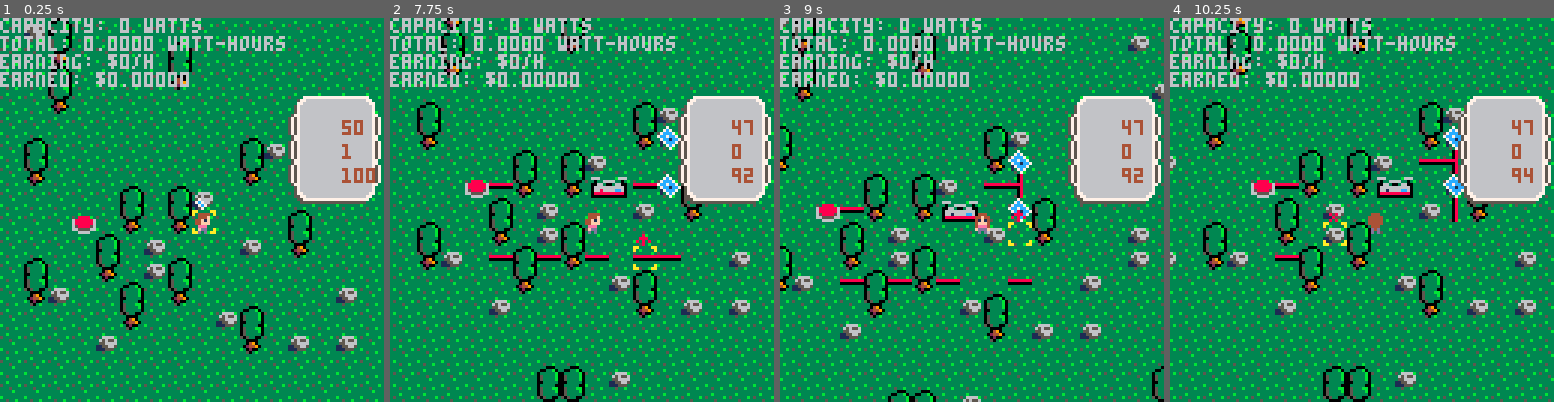
Above: before the commit, frames 1-4 (left to right).
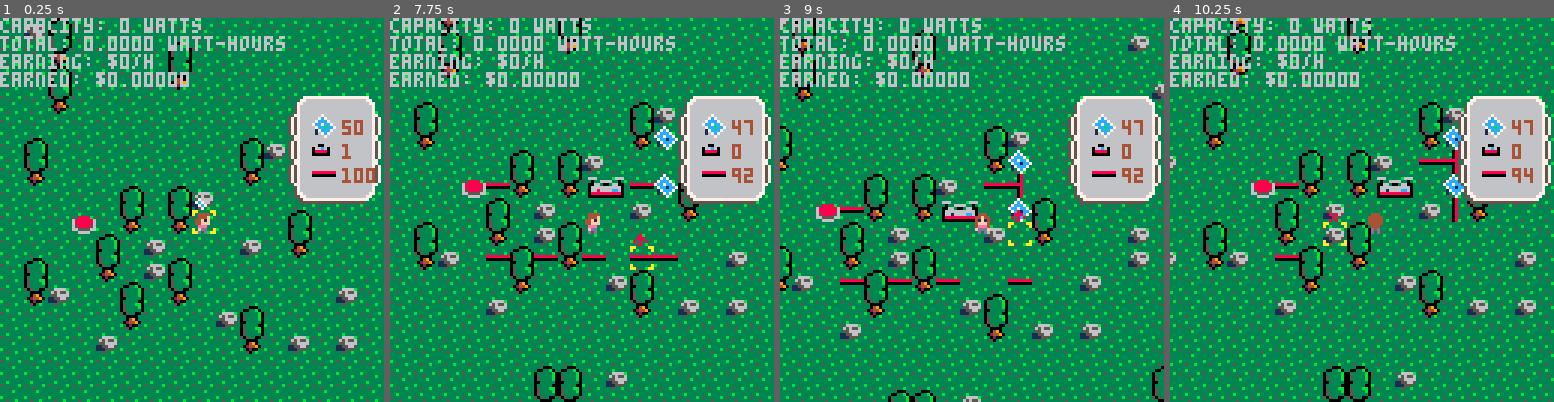
Above: after the commit, the same moments.

Repository: sargon2/pico8
Game: PICO-8 cartridge mine/solar_sally/solar_sally.p8
The game is run twice, just before and just after one commit, with the same random seed, the same clock (stepped at 60 frames per second) and the same inputs.
Inputs (mouse positions are in pixels of both pictures, inside the frame that each line leads up to):
- Up to frame 1 (0.25 s): no input
- Up to frame 2 (7.75 s): tap O (Z key) at 0.33, 0.7, 1.43, 2.22, 3.1, 3.98, 4.87, 5.75, 6.63, 7.52 s; click (459, 121) at 0.67 s; tap X (X key) at 1.07, 2.07, 2.4, 2.73, 3.07, 3.4, 3.73, 4.07, 4.4, 4.73, 5.07, 5.4, 5.73, 6.07, 6.4, 6.73, 7.07, 7.4, 7.73 s; click (520, 267) at 1.22 s; click (585, 114) at 1.77 s; hold Left 1.97-2.37 s; click (647, 259) at 2.32 s; hold Down 2.42-2.82 s; click (712, 106) at 2.87 s; hold Right 2.87-3.53 s; click (474, 256) at 3.42 s; hold Up 3.58-4.08 s; click (535, 102) at 3.97 s; hold Right 4.13-4.53 s; click (601, 248) at 4.52 s; hold Down 4.58-5.08 s; click (662, 94) at 5.07 s; hold Left 5.13-5.8 s; click (727, 244) at 5.62 s; hold Up 5.85-6.18 s; click (489, 90) at 6.17 s; hold Left 6.23-6.63 s; hold Down 6.68-7.08 s; click (551, 236) at 6.72 s; hold Right from 7.13 s (still down); click (616, 83) at 7.27 s
- Up to frame 3 (9 s): release Right at 7.8 s; click (1068, 229) at 7.82 s; hold Up 7.85-8.35 s; tap X (X key) at 8.07, 8.4, 8.73 s; click (829, 79) at 8.37 s; hold Right 8.4-8.8 s; tap O (Z key) at 8.4 s; hold Down from 8.85 s (still down); click (895, 225) at 8.92 s
- Up to frame 4 (10.25 s): tap X (X key) every 0.33 s from 9.07 to 10.07 s; tap O (Z key) at 9.28, 10.17 s; release Down at 9.35 s; hold Left 9.4-10.07 s; click (1346, 71) at 9.47 s; click (1408, 217) at 10.02 s; hold Up from 10.12 s (still down)

The runs differ from the first frame. In frame 1, 0.4% of the frame differs, in the area x 81-88%, y 25-42%; in frame 2, 27%, in the area x 0-100%, y 0-100%; in frame 3, 0.4%; in frame 4, 0.4%.

Commit message:
Speed up rendering by storing locations y-first

Diff:
--- /dev/null
+++ b/mine/global_speedtest.p8
@@ -0,0 +1,28 @@
+pico-8 cartridge // http://www.pico-8.com
+version 42
+__lua__
+i=0
+
+function _update60()
+end
+
+function _draw()
+ local k=i
+ k=0
+ -- 1180 when global
+ -- 2760 when local
+ -- 2750 when faked
+	for j=1,2750 do
+		k += 1
+	end
+	i=k
+	print(k)
+end
+
+__gfx__
+00000000000000000000000000000000000000000000000000000000000000000000000000000000000000000000000000000000000000000000000000000000
+00000000000000000000000000000000000000000000000000000000000000000000000000000000000000000000000000000000000000000000000000000000
+00700700000000000000000000000000000000000000000000000000000000000000000000000000000000000000000000000000000000000000000000000000
+00077000000000000000000000000000000000000000000000000000000000000000000000000000000000000000000000000000000000000000000000000000
+00077000000000000000000000000000000000000000000000000000000000000000000000000000000000000000000000000000000000000000000000000000
+00700700000000000000000000000000000000000000000000000000000000000000000000000000000000000000000000000000000000000000000000000000
--- a/mine/lua_extensions.lua
+++ b/mine/lua_extensions.lua
@@ -80,3 +80,11 @@
 
     return o
 end
+
+function printh_all(...)
+    local ret = ""
+    for i in all({...}) do
+        ret ..= tostr(i) .. ","
+    end
+    printh(ret)
+end
--- a/mine/solar_sally/components/Attributes.lua
+++ b/mine/solar_sally/components/Attributes.lua
@@ -7,7 +7,7 @@
 Attr_action_sprite = {}
 Attr_action_fn = {}
 Attr_action_release_fn = {}
-Attr_DrawFn = {}
+Attr_DrawFn = {} -- fn(x, y, ent_id, relative_to_screen)
 
 function Attributes_set_attr(ent_id, key, val) -- TODO finish inlining this everywhere
     key[ent_id] = val or true
--- a/mine/solar_sally/components/Locations.lua
+++ b/mine/solar_sally/components/Locations.lua
@@ -1,26 +1,29 @@
 Locations = {
-    locations = {}, -- locations[x][y] = ent_id
+    locations = {}, -- locations[y][x] = ent_id -- y is first because we render the world in rows
 }
 
 function Locations.place_entity(ent_id, x, y)
     -- pass nil for ent_id to remove entity at location
     if not ent_id then
-        if(not Locations.locations[x]) return
-        Locations.locations[x][y] = nil
-        if(not next(Locations.locations[x])) Locations.locations[x] = nil
+        if(not Locations.locations[y]) return
+        Locations.locations[y][x] = nil
     else
-        if(not Locations.locations[x]) Locations.locations[x] = {}
-        Locations.locations[x][y] = ent_id
+        if(not Locations.locations[y]) Locations.locations[y] = {}
+        Locations.locations[y][x] = ent_id
     end
 end
 
-function Locations.remove_entity(x, y) -- TODO make sure we're only calling this once per removal; I saw it being called 3 times
+function Locations.get_row(y)
+    return Locations.locations[y]
+end
+
+function Locations.remove_entity(x, y)
     Locations.place_entity(nil, x, y)
 end
 
-function Locations.entity_at(x, y)
-    if(not Locations.locations[x]) return nil
-    return Locations.locations[x][y]
+function Locations.entity_at(x, y, debugging)
+    if(not Locations.locations[y]) return nil
+    return Locations.locations[y][x]
 end
 
 function Locations.iterate_all_entity_locations(ent_ids)
@@ -28,8 +31,8 @@
 end
 
 function Locations._iterate_all_entity_locations_co(ent_ids)
-    for x, ys in pairs(Locations.locations) do
-        for y, ent_id in pairs(ys) do
+    for y, xs in pairs(Locations.locations) do
+        for x, ent_id in pairs(xs) do
             if ent_ids == nil or contains(ent_ids, ent_id) then
                 yield({x, y})
             end
--- a/mine/solar_sally/entities/Panels.lua
+++ b/mine/solar_sally/entities/Panels.lua
@@ -33,7 +33,7 @@
     return Panels.powered_panels:is_set(x, y)
 end
 
-function Panels._draw(x, y, is_powered, relative_to_screen)
+function Panels._draw(x, y, ent_id, relative_to_screen)
     Sprites.draw_spr(Sprite_id_solar_panel, x, y, 1, 1, false, relative_to_screen)
     if relative_to_screen or Panels.powered_panels:is_set(x, y) then
         Sprites.set_pixel(x,y,4,4,11, relative_to_screen)
--- a/mine/solar_sally/entities/Wire.lua
+++ b/mine/solar_sally/entities/Wire.lua
@@ -13,7 +13,7 @@
 
 
 function Wire.draw_wire_tile(x, y, ent_id, relative_to_screen)
-    function is_pluggable(x, y)
+    local function is_pluggable(x, y)
         return Attributes_get_attr_by_location(x, y, Attr_pluggable)
     end
 
--- a/mine/solar_sally/systems/Circuits.lua
+++ b/mine/solar_sally/systems/Circuits.lua
@@ -131,6 +131,7 @@
     local components = {}
 
     local visited = NewObj(BooleanGrid)
+
     local current_component = {}
 
     local function visit(x, y)
@@ -139,7 +140,7 @@
             return
         end
         -- What entity type are we?
-        local ent_id = Locations.entity_at(x, y)
+        local ent_id = Locations.entity_at(x, y, true)
         if ent_id != nil then
             if Attr_is_circuit_component[ent_id] then
                 -- If it's a circuit component, add it to the list of connected entities for this graph component
--- a/mine/solar_sally/systems/Inventory.lua
+++ b/mine/solar_sally/systems/Inventory.lua
@@ -18,7 +18,7 @@
 function Inventory.add(ent_id, num)
     if(not num) num = 1
     if not Inventory.items[ent_id] then
-        Inventory.items[ent_id] = 0 -- TODO is this needed?
+        Inventory.items[ent_id] = 0
         add(Inventory.order, ent_id)
     end
     Inventory.items[ent_id] += num
@@ -73,7 +73,7 @@
     local row = 0
     for ent_id in all(Inventory.order) do
         local count = Inventory.items[ent_id]
-        Attr_DrawFn[ent_id](13, 4+row, true)
+        Attr_DrawFn[ent_id](13, 4+row, ent_id, true)
         color(4)
         print_text(count, 14, 4+row, 2, 2)
         row += 1
--- a/mine/solar_sally/systems/World.lua
+++ b/mine/solar_sally/systems/World.lua
@@ -25,15 +25,17 @@
 
     local curr_pos = 1
     for y = ymin, ymax do
+        local row = Locations.get_row(y)
         for x = xmin, xmax do
-            local ent_id = Locations.entity_at(x, y)
+            local ent_id = row[x] -- Locations.entity_at(x, y)
             if ent_id then
-                Attr_DrawFn[ent_id](x, y)
+                Attr_DrawFn[ent_id](x, y, ent_id)
             end
         end
         -- Character is a smooth ent so we always assume there's at least one
         while smooth_ents[curr_pos] and y >= flr(smooth_ents[curr_pos][3]+.4) do
-            Attr_DrawFn[smooth_ents[curr_pos][1]](smooth_ents[curr_pos][2], smooth_ents[curr_pos][3])
+            local ent_id = smooth_ents[curr_pos][1]
+            Attr_DrawFn[ent_id](smooth_ents[curr_pos][2], smooth_ents[curr_pos][3], ent_id)
             curr_pos += 1
         end
     end
